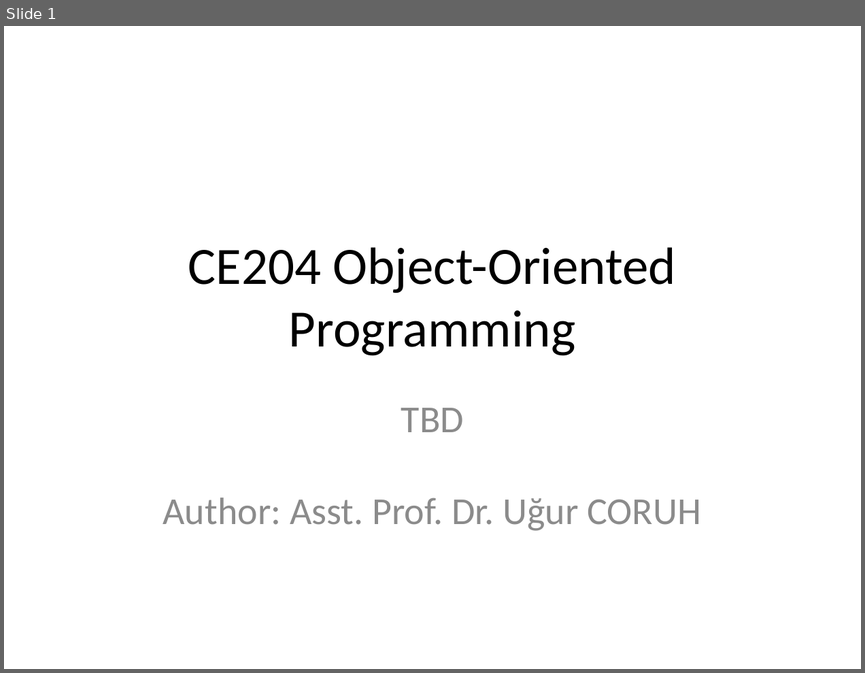
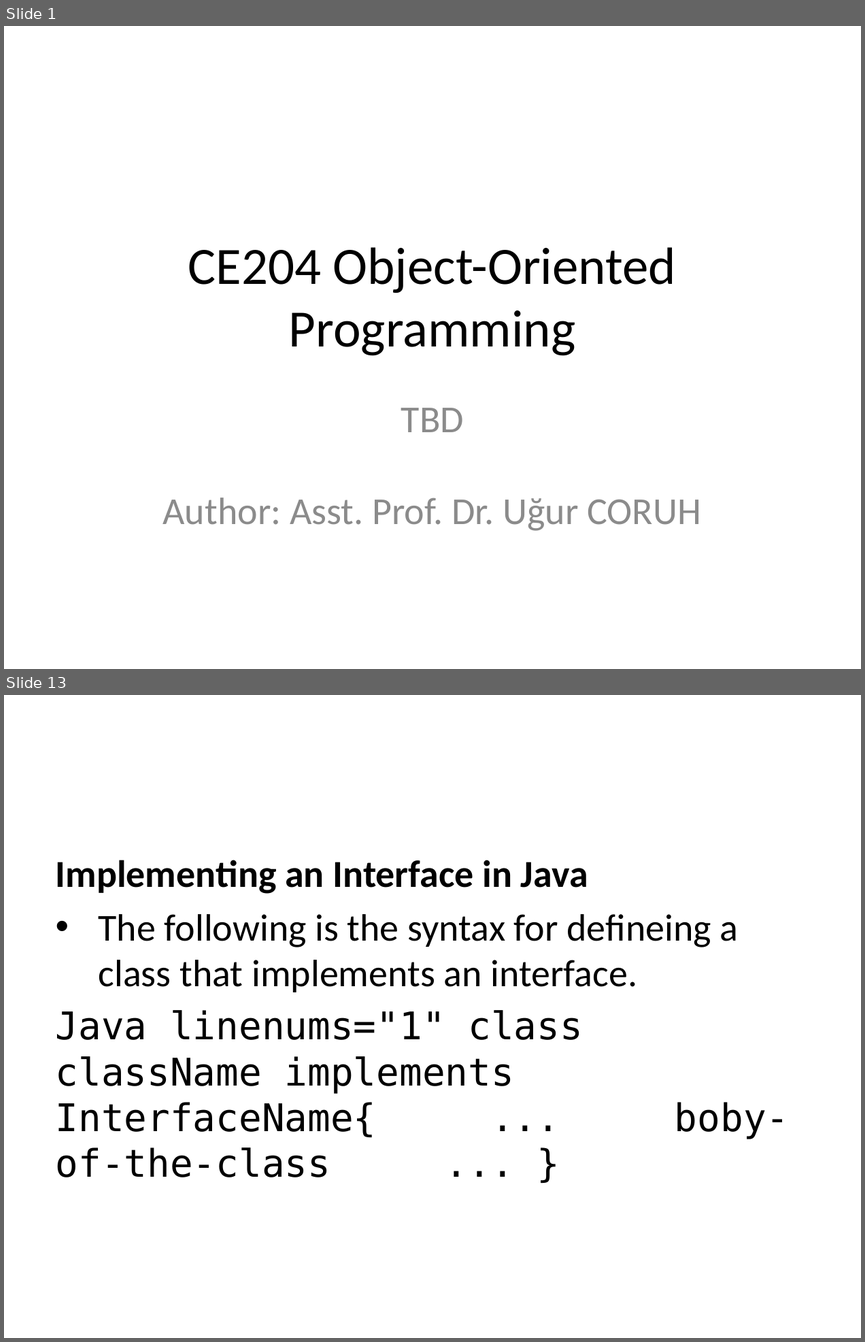
Before and after one commit to ucoruh/ce204-object-oriented-programming, a slide deck: docs/week-3/ce204-week-3.md_word.pptx. Shown one above the other, each under a label of ours: slide 1 before the commit, slides 1 and 13 after it; the slides between them are not shown. The pictures are 865x673 and 865x1342 pixels, drawn with LibreOffice and Linux fonts; fonts in the diff are those of the drawing. Boxes give left, top, right and bottom in pixels: in the first picture for what was removed or moved away, otherwise in the second. Text is boxed around its words. In the diff, an @@ line names an element or a change of style, - is before the commit and + after.

```diff
--- a/docs/week-3/ce204-week-3.md_word.pptx
+++ b/docs/week-3/ce204-week-3.md_word.pptx
@@ slide 13 added at box(4, 695, 861, 1338), background #FFFFFF @@
@@ text added at box(56, 860, 789, 1177), 32 pt, text #000000 @@
+Implementing an Interface in Java
+• The following is the syntax for defineing a class that implements an interface.
+Java linenums="1" class className implements InterfaceName{ ... boby-of-the-class ... }
```
Also in this commit, not shown: 1 slide changed, 74 other slides added, 4 slides removed, 8 other files.
